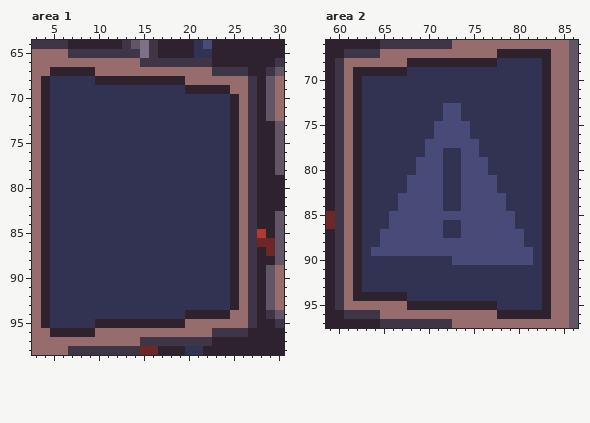
One commit to this pixel-art file: dev_content/gameplay-ui.aseprite. This is how it looked before the edit.
320x180 pixels, 1 frame. Colours within 5 levels of each other are drawn and written as one. Shown: area 1: x 3..30, y 64..98; area 2: x 59..86, y 66..97.
Now the later version:
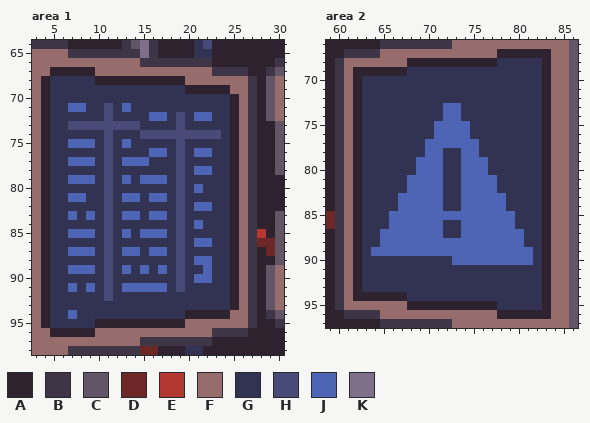
Palette (. is transparent): A #2e222f  B #3e3546  C #625565  D #6e2727  E #b33831  F #966c6c  G #323353  H #484a77  J #4d65b4  K #7f708a
Log entry: add flashing warning layer
Diff:
layer "Menu-01" now shown
layer "Menu-02" now shown
Area 1, layers "Menu-02", "Menu-01":
Colour H replaces colour G in row 71 at x 11; in row 72 at x 11 and 19; in row 73 at x 7 to 14 and 19; in row 74 at x 11 and 15 to 23; in rows 75 to 91 at x 11 and 19; in row 92 at x 11.
Colour J replaces colour G in row 71 at x 7 to 8 and 13; in row 72 at x 16 to 17 and 21 to 22; in row 75 at x 7 to 9 and 13; in row 76 at x 16 to 17 and 21 to 22; in row 77 at x 7 to 9 and 13 to 15; in row 78 at x 21 to 22.
Colour J replaces colour G in row 79 at x 7 to 9, 13 and 15 to 17; in row 80 at x 21; in row 81 at x 7 to 8, 13 to 14 and 16 to 17; in row 82 at x 21 to 22; in row 83 at x 7, 9, 13 to 14 and 16 to 17; in row 84 at x 21.
Colour J replaces colour G in row 85 at x 7 to 9, 13 and 15 to 17; in row 86 at x 21 to 22; in row 87 at x 7 to 9, 13 to 14 and 16 to 17; in row 88 at x 21 to 22; in row 89 at x 7 to 9, 13, 15, 17 and 22; in row 90 at x 21 to 22.
Colour J replaces colour G in row 91 at x 7, 9 and 13 to 17; in row 94 at x 7.
Area 2, layer "objects":
Colour J replaces colour H in rows 73 to 74 at x 72 to 73; in rows 75 to 76 at x 71 to 74; in row 77 at x 70 to 75; in row 78 at x 70 to 71 and 74 to 75; in rows 79 to 80 at x 69 to 71 and 74 to 76; in rows 81 to 82 at x 68 to 71 and 74 to 77.
Colour J replaces colour H in rows 83 to 84 at x 67 to 71 and 74 to 78; in row 85 at x 66 to 79; in row 86 at x 66 to 71 and 74 to 79; in row 87 at x 65 to 71 and 74 to 80; in row 88 at x 65 to 80; in row 89 at x 64 to 81.
Colour J replaces colour H in row 90 at x 73 to 81.
Changed places in both pictures, as pixel boxes (x1, y1, x2, y2):
changed: (68, 103, 221, 319)
changed: (371, 103, 533, 265)
